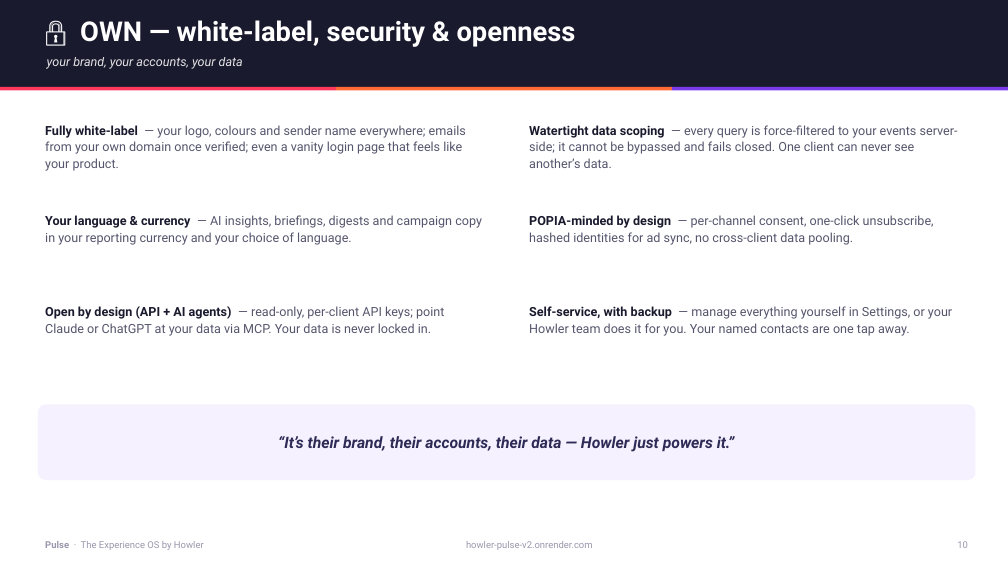
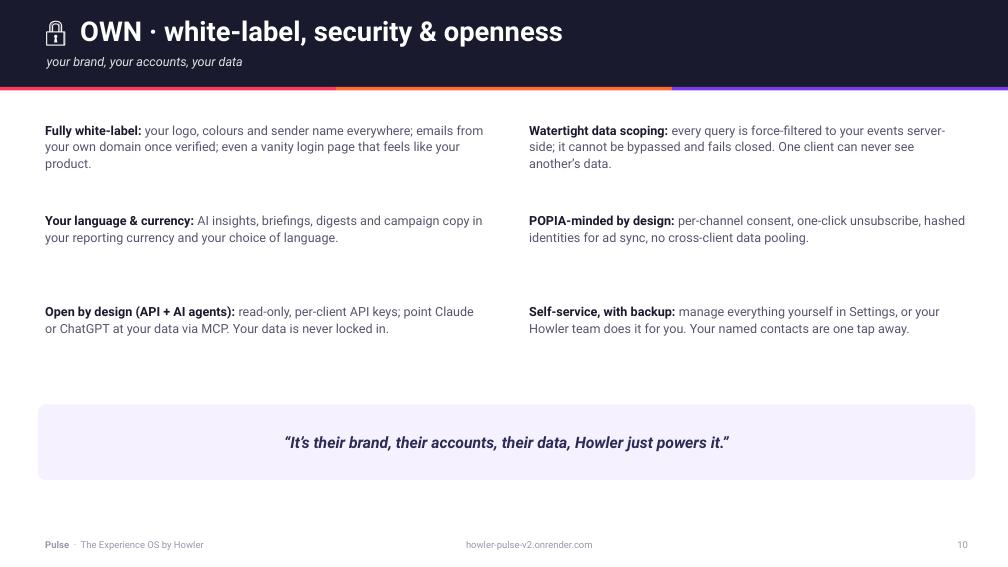
Before and after one commit to Shai-Xai/Shai-looker2, a slide deck: slide 10 of docs/sales-collateral/Pulse-Sales-Deck.pptx. Drawn at 1008x567 pixels with LibreOffice and Linux fonts; fonts in the diff are those of the drawing. Boxes give left, top, right and bottom in pixels: in the first picture for what was removed or moved away, otherwise in the second. Text is boxed around its words. In the diff, an @@ line names an element or a change of style, - is before the commit and + after.

```diff
--- a/docs/sales-collateral/Pulse-Sales-Deck.pptx
+++ b/docs/sales-collateral/Pulse-Sales-Deck.pptx
@@ text at bbox=[80, 20, 563, 47]: text changed @@
-🔒 OWN — white-label, security & openness
+🔒 OWN · white-label, security & openness
@@ text at bbox=[45, 125, 484, 171]: text changed @@
-Fully white-label — your logo, colours and sender name everywhere; emails from your own domain once verified; even a vanity login page that feels like your product.
+Fully white-label: your logo, colours and sender name everywhere; emails from your own domain once verified; even a vanity login page that feels like your product.
@@ text at bbox=[529, 125, 945, 168]: text changed @@
-Watertight data scoping — every query is force-filtered to your events server-side; it cannot be bypassed and fails closed. One client can never see another’s data.
+Watertight data scoping: every query is force-filtered to your events server-side; it cannot be bypassed and fails closed. One client can never see another’s data.
@@ text at bbox=[45, 215, 483, 245]: text changed @@
-Your language & currency — AI insights, briefings, digests and campaign copy in your reporting currency and your choice of language.
+Your language & currency: AI insights, briefings, digests and campaign copy in your reporting currency and your choice of language.
@@ text at bbox=[529, 215, 965, 245]: text changed @@
-POPIA-minded by design — per-channel consent, one-click unsubscribe, hashed identities for ad sync, no cross-client data pooling.
+POPIA-minded by design: per-channel consent, one-click unsubscribe, hashed identities for ad sync, no cross-client data pooling.
@@ text at bbox=[45, 306, 474, 336]: text changed @@
-Open by design (API + AI agents) — read-only, per-client API keys; point Claude or ChatGPT at your data via MCP. Your data is never locked in.
+Open by design (API + AI agents): read-only, per-client API keys; point Claude or ChatGPT at your data via MCP. Your data is never locked in.
@@ text at bbox=[529, 306, 939, 336]: text changed @@
-Self-service, with backup — manage everything yourself in Settings, or your Howler team does it for you. Your named contacts are one tap away.
+Self-service, with backup: manage everything yourself in Settings, or your Howler team does it for you. Your named contacts are one tap away.
@@ text at bbox=[284, 436, 729, 452]: text changed @@
-“It’s their brand, their accounts, their data — Howler just powers it.”
+“It’s their brand, their accounts, their data, Howler just powers it.”
```
Also in this commit, not shown: 12 other slides changed, 3 other files.
